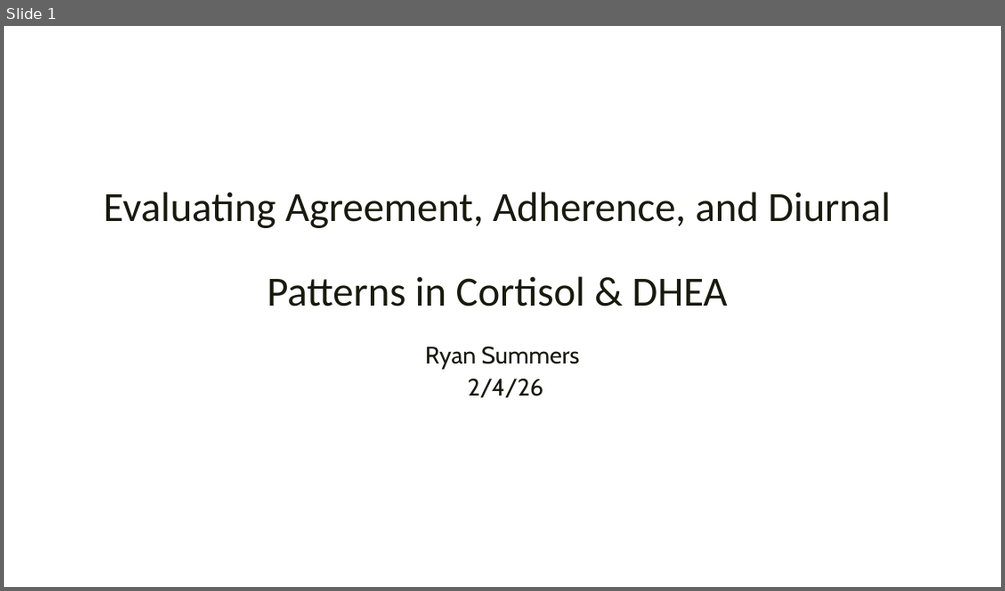
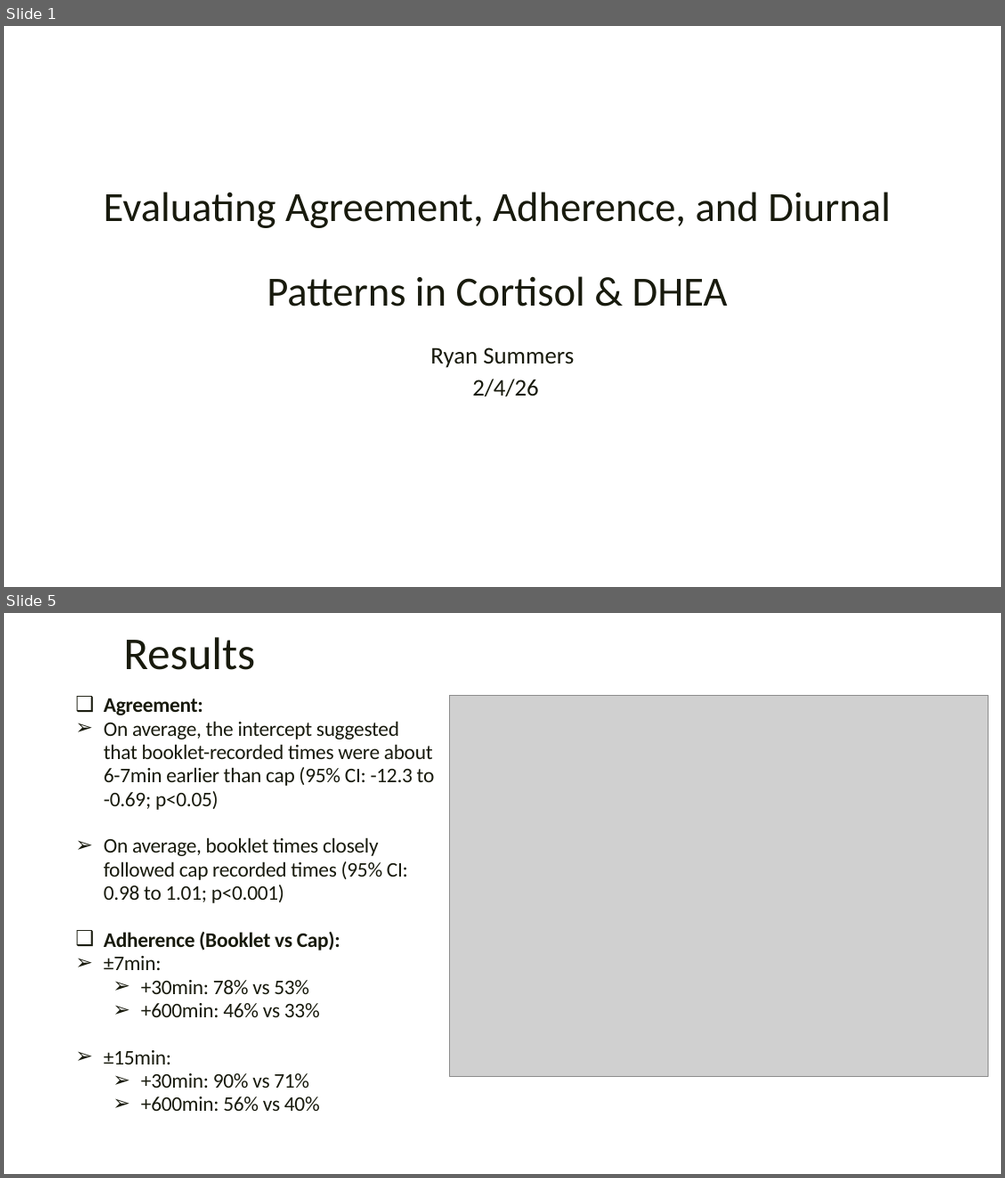
Before and after one commit to rysummers/BIOS6624-Class, a slide deck: Project0/Reports/Project0_Presentation.pptx. Shown one above the other, each under a label of ours: slide 1 before the commit, slides 1 and 5 after it; the slides between them are not shown. The pictures are 1005x591 and 1005x1178 pixels, drawn with LibreOffice and Linux fonts; fonts in the diff are those of the drawing; grey boxes stand for pictures; background and template pictures are left out. Boxes give left, top, right and bottom in pixels: in the first picture for what was removed or moved away, otherwise in the second. Text is boxed around its words. In the diff, an @@ line names an element or a change of style, - is before the commit and + after.

```diff
--- a/Project0/Reports/Project0_Presentation.pptx
+++ b/Project0/Reports/Project0_Presentation.pptx
@@ slide 5 added at box(4, 613, 1001, 1174), background picture (left out) @@
@@ text added at box(123, 637, 255, 670), 44 pt, text #181A0D @@
+Results
@@ text added at box(104, 698, 435, 1111), 20 pt, text #181A0D @@
+❑ Agreement:
+➢ On average, the intercept suggested that booklet-recorded times were about 6-7min earlier than cap (95% CI: -12.3 to -0.69; p<0.05)
+➢ On average, booklet times closely followed cap recorded times (95% CI: 0.98 to 1.01; p<0.001)
+❑ Adherence (Booklet vs Cap):
+➢ ±7min:
+  ➢ +30min: 78% vs 53%
+  ➢ +600min: 46% vs 33%
+➢ ±15min:
+  ➢ +30min: 90% vs 71%
+  ➢ +600min: 56% vs 40%
@@ picture added at box(450, 695, 988, 1077) @@
@@ slide 1 changed as well @@
@@ text "Ryan Summers" at box(430, 347, 574, 396): font Cabin to Calibri @@
```
Also in this commit, not shown: 1 other slide changed, 4 other slides added, 5 slides removed, 4 other files.
